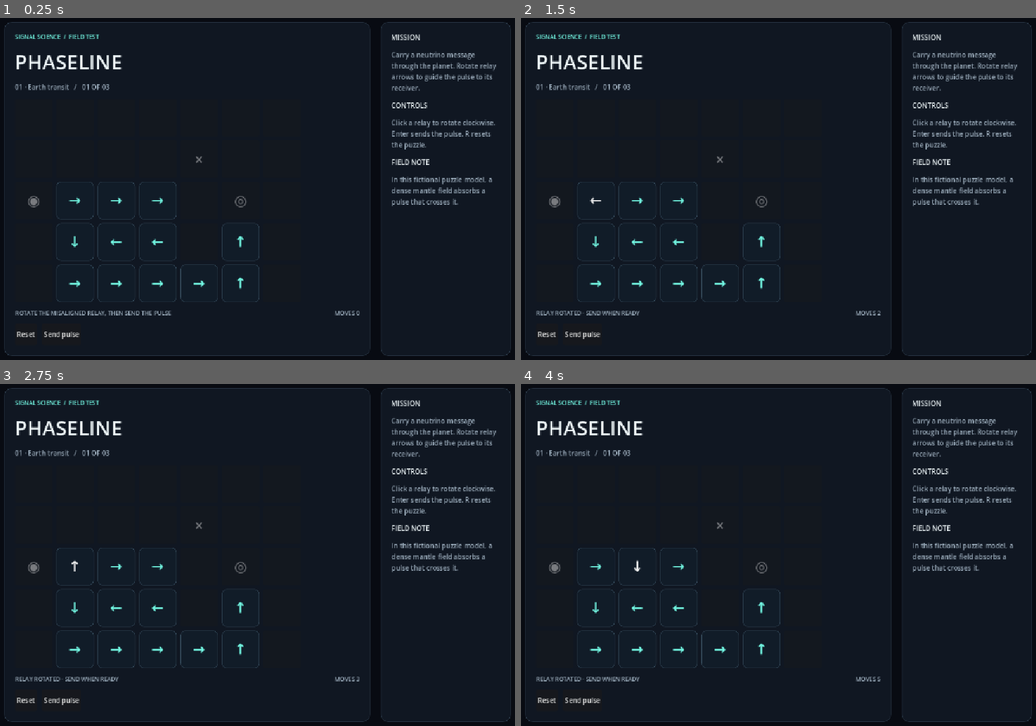
Above: before the commit, frames 1-4 (two rows, left to right).
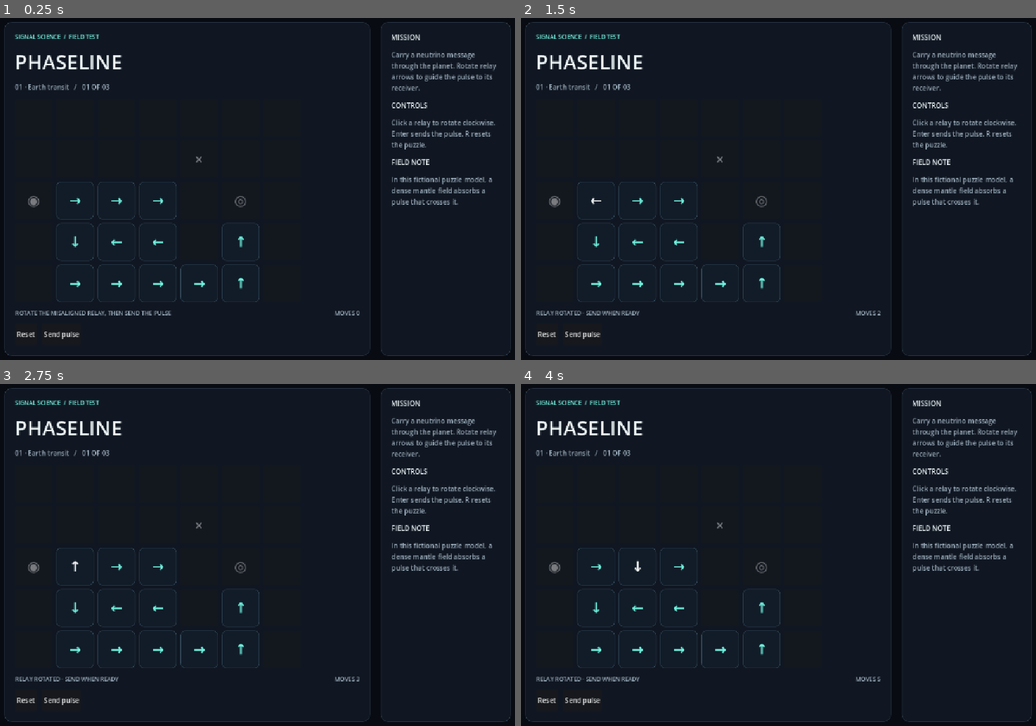
Above: after the commit, the same moments.

Repository: patha325/PHASELINE
Game: Godot game, scene res://Main.tscn
Two runs of this game, one before a commit and one after it. Both use one fixed random seed, a clock stepped at 60 frames per second and the inputs below.
Inputs:
- Up to frame 1 (0.25 s): no input
- Up to frame 2 (1.5 s): click "→" at 0.5 s; click "↓" at 1.25 s
- Up to frame 3 (2.75 s): click "←" at 2 s
- Up to frame 4 (4 s): click "↑" at 2.75 s; click "→" at 3.5 s

The runs differ from the first frame. In frame 1, 0.2% of the frame differs, in the area x 6-48%, y 42-80%; in frame 2, 0.2%; in frame 3, 0.2%; in frame 4, 0.2%.

Commit message:
Add Android App Bundle build track

Diff:
--- a/godot/Main.gd
+++ b/godot/Main.gd
@@ -2,7 +2,8 @@
 
 const W := 7
 const H := 5
-const CELL_MIN := Vector2(78, 78)
+const CELL_MIN_SIZE := 36.0
+const CELL_MAX_SIZE := 78.0
 const BG := Color("080b12")
 const PANEL := Color("101722")
 const CYAN := Color("71f4e0")
@@ -20,12 +21,17 @@
 var board_grid: GridContainer
 var send_button: Button
 var next_button: Button
+var main_panel: PanelContainer
+var side_panel: PanelContainer
+var title_label: Label
 
 func _ready() -> void:
 	_build_levels()
 	_load_progress()
 	_build_ui()
 	_load_level()
+	get_viewport().size_changed.connect(_update_responsive_layout)
+	_update_responsive_layout()
 
 func _build_levels() -> void:
 	levels = [
@@ -81,7 +87,7 @@
 	layout.add_theme_constant_override("separation", 22)
 	outer.add_child(layout)
 
-	var main_panel := _panel()
+	main_panel = _panel()
 	main_panel.custom_minimum_size = Vector2(760, 0)
 	layout.add_child(main_panel)
 	var main_column := VBoxContainer.new()
@@ -90,7 +96,8 @@
 
 	var eyebrow := _label("SIGNAL SCIENCE  /  FIELD TEST", 12, CYAN)
 	main_column.add_child(eyebrow)
-	main_column.add_child(_label("PHASELINE", 42, Color("edf5f7")))
+	title_label = _label("PHASELINE", 42, Color("edf5f7"))
+	main_column.add_child(title_label)
 	level_label = _label("", 14, MUTED)
 	main_column.add_child(level_label)
 	board_grid = GridContainer.new()
@@ -100,7 +107,7 @@
 	main_column.add_child(board_grid)
 	for i in range(W * H):
 		var cell := Button.new()
-		cell.custom_minimum_size = CELL_MIN
+		cell.custom_minimum_size = Vector2(CELL_MAX_SIZE, CELL_MAX_SIZE)
 		cell.focus_mode = Control.FOCUS_ALL
 		cell.add_theme_font_size_override("font_size", 30)
 		cell.pressed.connect(_on_cell_pressed.bind(i))
@@ -129,12 +136,12 @@
 	next_button.hide()
 	actions.add_child(next_button)
 
-	var side := _panel()
-	side.custom_minimum_size = Vector2(270, 0)
-	layout.add_child(side)
+	side_panel = _panel()
+	side_panel.custom_minimum_size = Vector2(270, 0)
+	layout.add_child(side_panel)
 	var notes := VBoxContainer.new()
 	notes.add_theme_constant_override("separation", 16)
-	side.add_child(notes)
+	side_panel.add_child(notes)
 	notes.add_child(_label("MISSION", 14, Color("edf5f7")))
 	notes.add_child(_label("Carry a neutrino message through the planet. Rotate relay arrows to guide the pulse to its receiver.", 14, MUTED, true))
 	notes.add_child(_label("CONTROLS", 14, Color("edf5f7")))
@@ -168,6 +175,19 @@
 	button.add_theme_font_size_override("font_size", 14)
 	return button
 
+func _update_responsive_layout(viewport_width_override: float = -1.0) -> void:
+	if not is_node_ready() or main_panel == null:
+		return
+	var viewport_width := viewport_width_override if viewport_width_override > 0.0 else get_viewport_rect().size.x
+	var compact := viewport_width < 850.0
+	main_panel.custom_minimum_size.x = 0.0 if compact else 760.0
+	side_panel.visible = not compact
+	title_label.add_theme_font_size_override("font_size", 34 if compact else 42)
+	var cell_size := clampf(floor((viewport_width - 44.0 - (W - 1) * 8.0) / W), CELL_MIN_SIZE, CELL_MAX_SIZE)
+	for cell in cell_buttons:
+		cell.custom_minimum_size = Vector2(cell_size, cell_size)
+		cell.add_theme_font_size_override("font_size", int(clampf(cell_size * 0.38, 18.0, 30.0)))
+
 func _load_level() -> void:
 	if levels.is_empty():
 		return
@@ -190,6 +210,7 @@
 		var tile_type: String = cell.type
 		button.disabled = tile_type != "relay"
 		button.text = "" if tile_type == "empty" else _symbol(cell)
+		button.add_theme_font_size_override("font_size", int(clampf(button.custom_minimum_size.x * 0.38, 18.0, 30.0)))
 		var style := StyleBoxFlat.new()
 		style.set_corner_radius_all(9)
 		style.set_border_width_all(1)
--- a/godot/tests/AutomatedPlaytest.gd
+++ b/godot/tests/AutomatedPlaytest.gd
@@ -12,6 +12,16 @@
 	await process_frame
 
 	if not _check(game.levels.size() == 3, "Expected three playable puzzles"):
+		return
+	game._update_responsive_layout(360.0)
+	if not _check(not game.side_panel.visible, "Compact layouts should hide the desktop mission panel"):
+		return
+	var max_phone_cell_width := (360.0 - 44.0 - (game.W - 1) * 8.0) / game.W
+	for cell_button in game.cell_buttons:
+		if not _check(cell_button.custom_minimum_size.x <= max_phone_cell_width, "Phone board tiles should fit within the viewport width"):
+			return
+	game._update_responsive_layout(1120.0)
+	if not _check(game.side_panel.visible, "Wide layouts should show the mission panel"):
 		return
 	# Ignore any progress file from a previous local run so CI always starts at puzzle 1.
 	game.level_index = 0
Not shown, changed: godot/export_presets.cfg
Not shown, changed: .github/workflows/ci.yml
Not shown, changed: .gitignore
Not shown, changed: README.md
Not shown, changed: STEAM_RELEASE_PLAN.md
